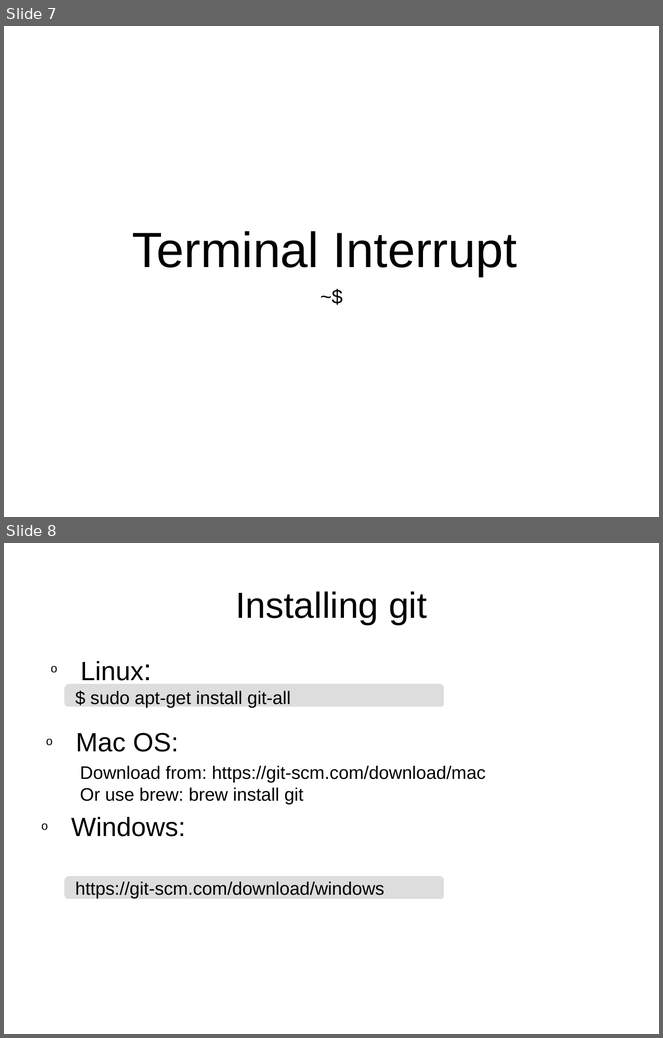
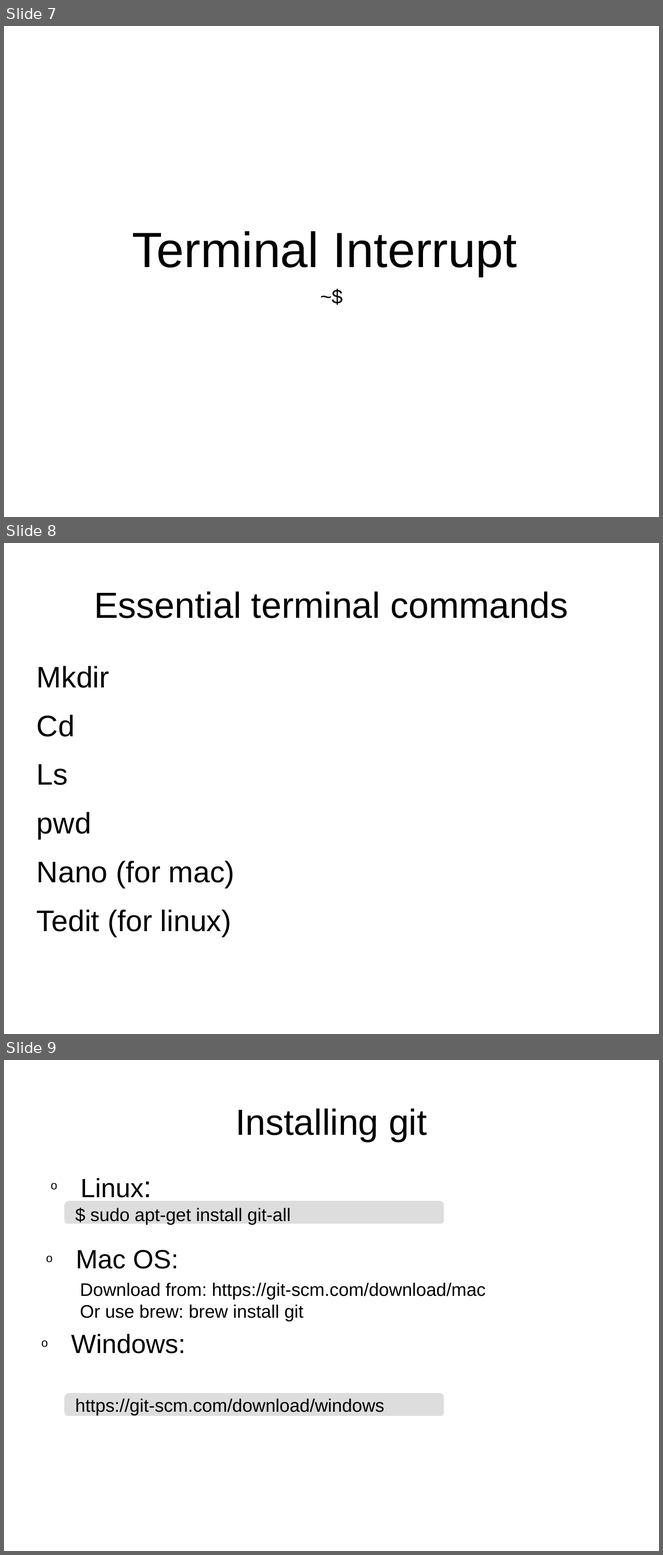
Before and after one commit to rachelplayer/isg-playground, a slide deck: git_workshop.pptx. Shown one above the other, each under a label of ours: slides 7 and 8 before the commit, slides 7, 8 and 9 after it. The pictures are 663x1038 and 663x1555 pixels, drawn with LibreOffice and Linux fonts; fonts in the diff are those of the drawing. Boxes give left, top, right and bottom in pixels: in the first picture for what was removed or moved away, otherwise in the second. Text is boxed around its words. In the diff, an @@ line names an element or a change of style, - is before the commit and + after.

```diff
--- a/git_workshop.pptx
+++ b/git_workshop.pptx
@@ slide 8 added at [4, 543, 659, 1034], background #FFFFFF @@
@@ title added at [94, 591, 568, 618], 44 pt, text #000000 @@
+Essential terminal commands
@@ text added at [37, 666, 235, 937], 36 pt, text #000000 @@
+Mkdir
+Cd
+Ls
+pwd
+Nano (for mac)
+Tedit (for linux)
@@ what was slide 8 is now slide 9 @@
```
Also in this commit, not shown: 2 slides changed, 4 other slides added, 2 slides removed.
